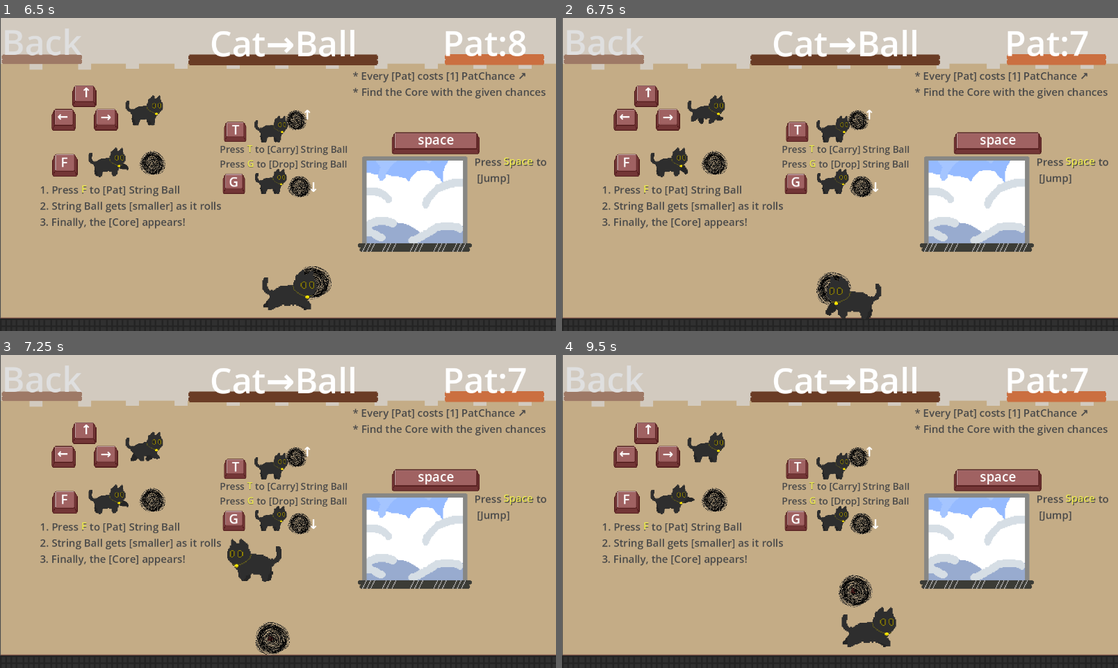
Above: before the commit, frames 1-4 (two rows, left to right).
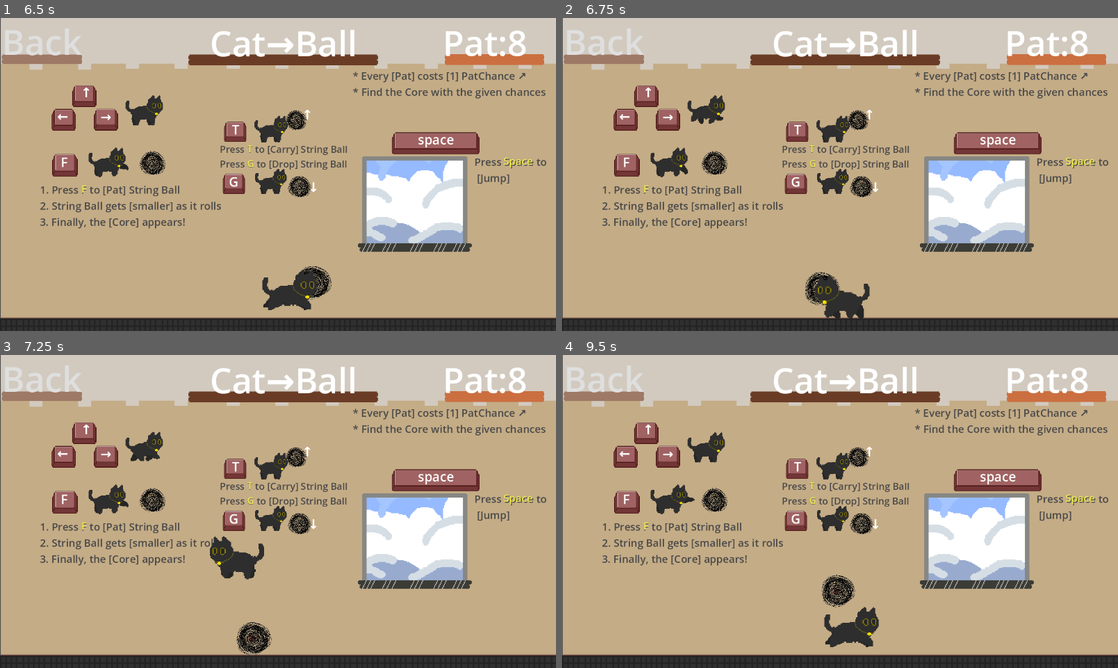
Above: after the commit, the same moments.

Repository: lzcm729/cat-and-string-ball
Game: Godot game, scene res://GUI/start_menu.tscn
The game is run twice, just before and just after one commit, with the same random seed, the same clock (stepped at 60 frames per second) and the same inputs.
Inputs (mouse positions are in pixels of both pictures, inside the frame that each line leads up to):
- Up to frame 1 (6.5 s): click "Play" at 0.5 s; tap F (hit) at 1.25, 1.35, 2, 2.75, 3.05, 3.5, 3.6, 4.25, 5, 5.3 s; move the mouse to (400, 158) at 1.27 s; hold Right (move_right) 1.28-2.78 s; click (400, 158) at 1.42 s; tap Space (jump) at 1.52, 2.27, 3.77, 4.52, 5.27 s; tap T at 1.55, 2.1, 3.8, 4.35, 6.05 s; move the mouse to (166, 190) at 2.02 s; tap G at 2.3, 2.85, 4.55, 5.1 s; move the mouse to (333, 105) at 2.77 s; hold Left (move_left) 2.78-3.53 s; move the mouse to (250, 237) at 3.52 s; hold Right (move_right) 3.53-5.03 s; click (250, 237) at 3.67 s; move the mouse to (444, 221) at 4.27 s; move the mouse to (111, 127) at 5.02 s; hold Left (move_left) 5.03-5.78 s; move the mouse to (305, 174) at 5.77 s; hold Right (move_right) from 5.78 s (still down); tap Q at 5.85 s; click (305, 174) at 5.92 s
- Up to frame 2 (6.75 s): move the mouse to (756, 96) at 6.52 s; release Right (move_right) at 6.53 s; hold Left (move_left) from 6.53 s (still down); tap F (hit) at 6.6 s
- Up to frame 3 (7.25 s): keep holding Left (move_left); tap Space (jump) at 6.77 s; tap G at 6.8 s
- Up to frame 4 (9.5 s): move the mouse to (962, 495) at 7.27 s; tap T at 7.35, 8.3 s; tap Space (jump) at 7.52, 8.27 s; tap F (hit) at 7.55, 8.85 s; move the mouse to (728, 527) at 8.02 s; release Left (move_left) at 8.03 s; hold Right (move_right) from 8.03 s (still down); tap G at 8.1, 9.05 s; click (728, 527) at 8.17 s; move the mouse to (895, 442) at 8.77 s

Frame 1 is identical in both runs. In frame 2, 1.0% of the frame differs, in the area x 43-95%, y 4-96%; in frame 3, 1.7%, in the area x 37-95%, y 4-96%; in frame 4, 1.7%.

Commit message:
咬着球的时候不能打

Diff:
--- a/StringBall/StringBall.gd
+++ b/StringBall/StringBall.gd
@@ -117,6 +117,7 @@
 func BePicked():
 	#set_freeze_enabled(true)
 	set_sleeping(true)
+	$CollisionShape2D.disabled = true
 	can_decay = false
 
 
@@ -125,6 +126,7 @@
 func BeDropped():
 	can_decay = true
 	set_sleeping(false)
+	$CollisionShape2D.disabled = false
 	recorded_position = position
 
 
--- a/cat/Cat_new.gd
+++ b/cat/Cat_new.gd
@@ -8,6 +8,7 @@
 var is_in_water = false
 var orientation = 1 #1or-1
 var is_hitting = false
+var can_hit = true
 
 @export_subgroup("Nodes")
 @export var input_component: InputComponent
@@ -44,12 +45,14 @@
 	if not ball: return
 	ball_ref = ball
 	ball_ref.BePicked()
+	can_hit = false
 
 
 func DropBall():
 	if not ball_ref: return
 	ball_ref.BeDropped()
 	ball_ref = null
+	can_hit = true
 
 
 func _input(event):
--- a/cat/component/action_component.gd
+++ b/cat/component/action_component.gd
@@ -11,6 +11,7 @@
 var ball_ref
 
 func handle_hit(body:Cat, want_to_hit:bool, orientation:int):
+	if not body.can_hit: return
 	if not want_to_hit: return
 	if body.movement_component.is_jumping or body.gravity_component.is_falling and !body.is_in_water: return
 	body.velocity.x = 0
